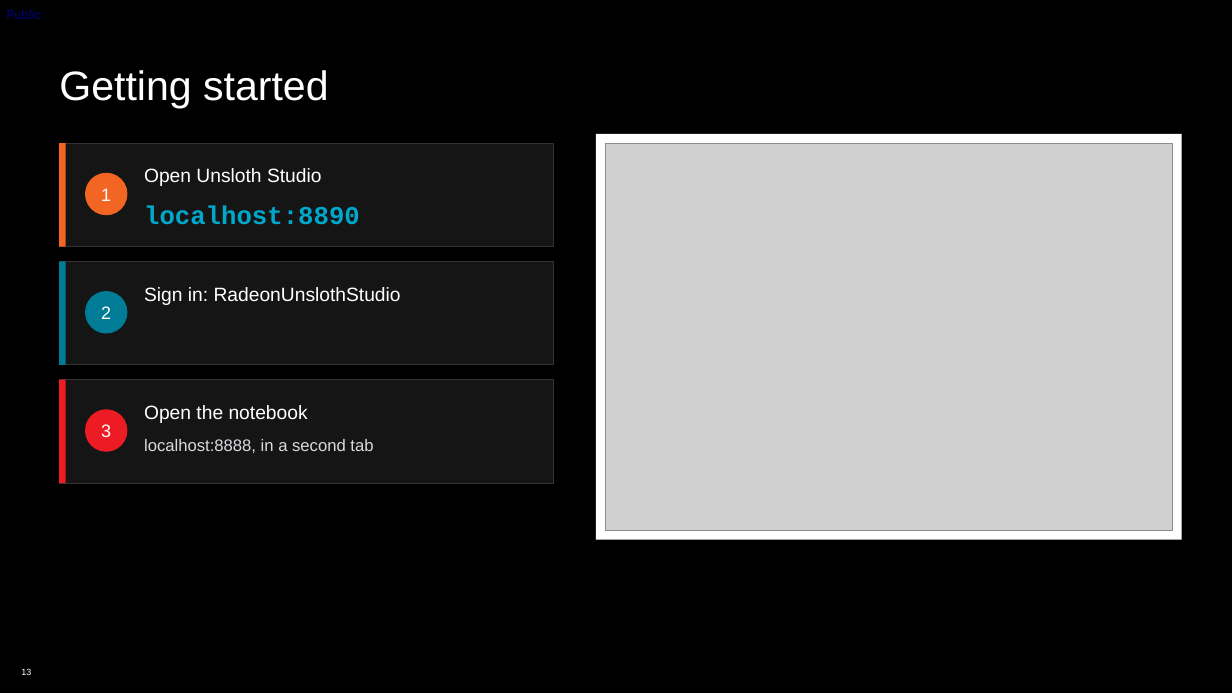
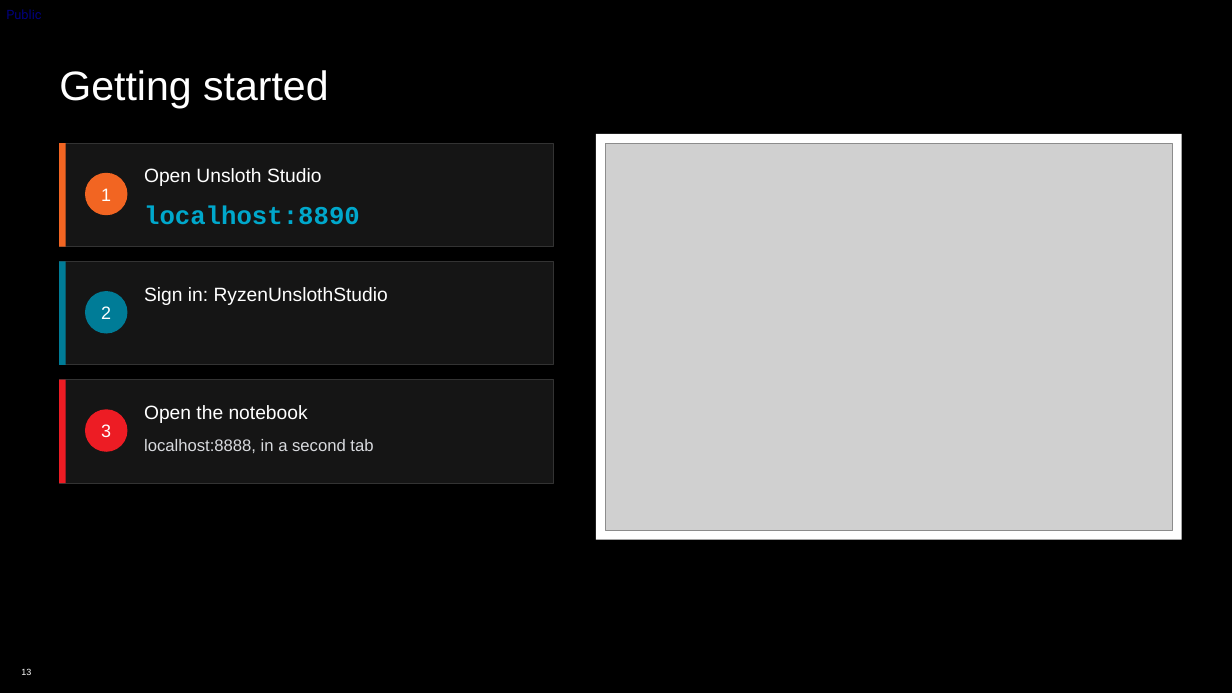
Before and after one commit to TwelveNights/Unsloth-RL-Workshop-on-Radeon, a slide deck: slide 13 of docs/AMD-Unsloth-Studio-Fine-tuning.pptx. Drawn at 1232x693 pixels with LibreOffice and Linux fonts; fonts in the diff are those of the drawing; grey boxes stand for pictures; background and template pictures are left out. Boxes give left, top, right and bottom in pixels: in the first picture for what was removed or moved away, otherwise in the second. Text is boxed around its words. In the diff, an @@ line names an element or a change of style, - is before the commit and + after.

Commit message:
Studio password: RyzenUnslothStudio
Notebook, executed notebook, README and slides (2, 13, 18; PDF
re-exported), matching the fleet image's new Studio password.

```diff
--- a/docs/AMD-Unsloth-Studio-Fine-tuning.pptx
+++ b/docs/AMD-Unsloth-Studio-Fine-tuning.pptx
@@ text at (x1=144, y1=287, x2=388, y2=305): text changed @@
-Sign in: RadeonUnslothStudio
+Sign in: RyzenUnslothStudio
```
Also in this commit, not shown: 2 other slides changed, 4 other files.
